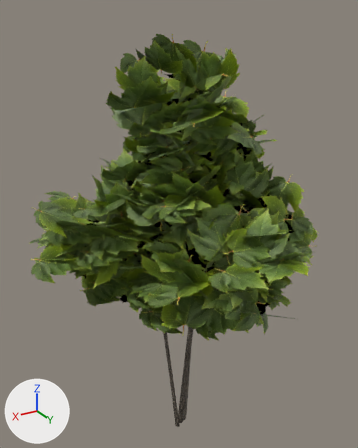
A saved change to the glTF model gltf/tree_maple_lod2.glb.
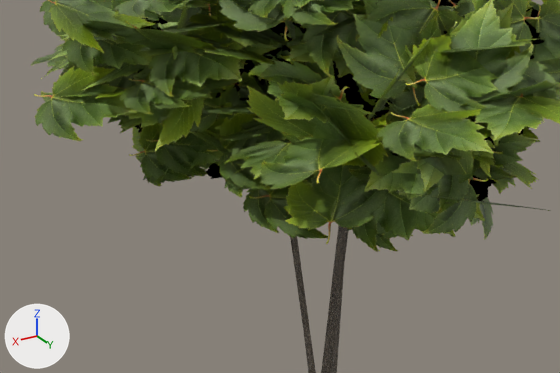
Each version appears first whole from a 50 mm camera at (2.01, 3.31, 3.92) aimed at (0.02, 0.0, 2.26), and next in a close-up on the part from 4% to 85% of the width and 47% to 90% of the height. Lighting does not change. The marker at lower left points along +X, +Y and +Z. The older version's two pictures come first. Vertices at exactly the same position are counted once.

Names of what the first close-up shows: 'Maple_tree1_LOD2'.
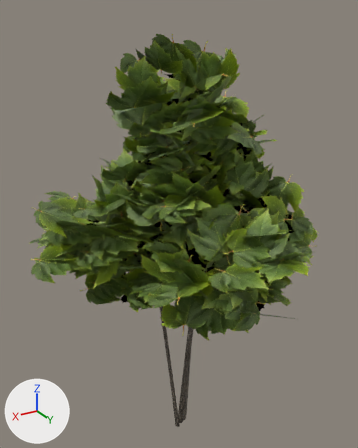
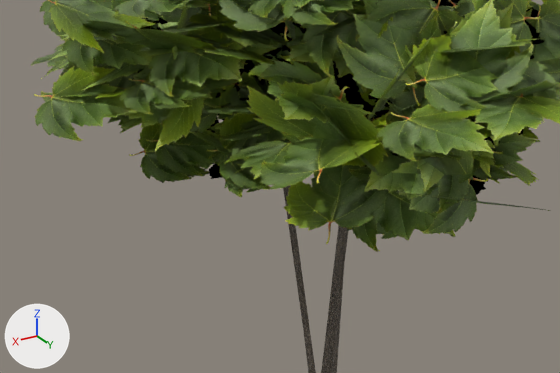
Location of each change, [x1, y1, x2, y2] in pixels of the close-ups (560 x 373 px):
part 1 of me_maple_tree1_lod0_lod2_mesh, deleted (mostly hidden)
    before: [132, 102, 532, 251]

Edits to the bpy script that builds the scene:
```text
Change me_maple_tree1_lod0_lod2_mesh:
    used by ob_maple_tree1_lod2; location = (0.0, 0.0, 0.0)
    remove me_maple_tree1_lod0_lod2_mesh.from_pydata(...)  # 4024 vertices, 3138 faces; spans x -1.44..1.4, y -1.3..1.68, z 0.0..3.86
    add me_maple_tree1_lod0_lod2_mesh.from_pydata(...)  # 3868 vertices, 3060 faces; spans x -1.44..1.4, y -1.3..1.68, z 0.0..3.86
    me_maple_tree1_lod0_lod2_mesh part 1: 39 loose pieces with 156 vertices, spanning x -1.26..0.95, y -1.11..1.09, z 1.32..2.25, are deleted
```
